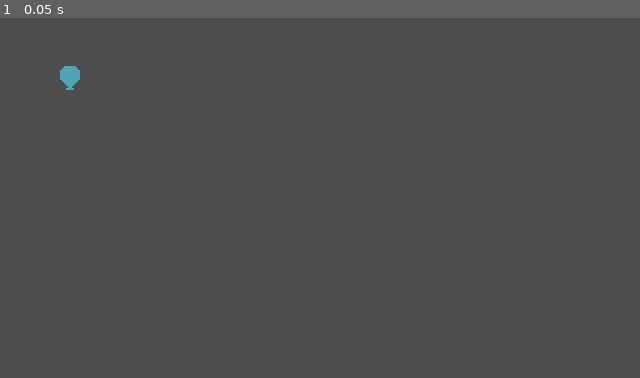
Above: before the commit, frame 1.
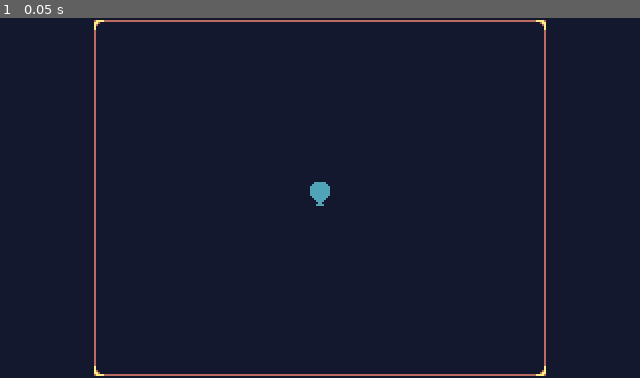
Above: after the commit, the same moment.

Repository: Superachi/Make-Your-First-Game-Mini-Course
Game: Godot game, scene res://world.tscn
Same seed, same stepped clock (60 frames per second), same inputs: the game is played once before the commit and once after it.
Inputs:
- Up to frame 1 (0.05 s): no input

The runs differ from the first frame. In frame 1, 100% of the frame differs, in the area x 0-100%, y 0-100%.

Commit message:
Add walls to the world scene and create a balloon prefab scene

Diff:
--- /dev/null
+++ b/balloon.tscn
@@ -0,0 +1,15 @@
+[gd_scene load_steps=3 format=3 uid="uid://b5vlrgdvhcf77"]
+
+[ext_resource type="Texture2D" uid="uid://cuyuglp4l7len" path="res://assets/balloon.png" id="1_7axca"]
+
+[sub_resource type="CapsuleShape2D" id="CapsuleShape2D_5mbwo"]
+radius = 5.0
+height = 12.0
+
+[node name="Balloon" type="CharacterBody2D"]
+
+[node name="Sprite2D" type="Sprite2D" parent="."]
+texture = ExtResource("1_7axca")
+
+[node name="CollisionShape2D" type="CollisionShape2D" parent="."]
+shape = SubResource("CapsuleShape2D_5mbwo")
--- a/world.tscn
+++ b/world.tscn
@@ -1,9 +1,40 @@
-[gd_scene load_steps=2 format=3 uid="uid://cp4qq2k167ph7"]
+[gd_scene load_steps=5 format=3 uid="uid://cp4qq2k167ph7"]
 
-[ext_resource type="Texture2D" uid="uid://cuyuglp4l7len" path="res://assets/balloon.png" id="1_w5id6"]
+[ext_resource type="Texture2D" uid="uid://bqjls4owhjn8r" path="res://assets/background.png" id="1_cn8v5"]
+[ext_resource type="PackedScene" uid="uid://b5vlrgdvhcf77" path="res://balloon.tscn" id="2_v7l7l"]
+
+[sub_resource type="RectangleShape2D" id="RectangleShape2D_nda1x"]
+size = Vector2(48, 194)
+
+[sub_resource type="RectangleShape2D" id="RectangleShape2D_ctqht"]
+size = Vector2(237, 32)
 
 [node name="World" type="Node2D"]
 
-[node name="Balloon" type="Sprite2D" parent="."]
-position = Vector2(35, 30)
-texture = ExtResource("1_w5id6")
+[node name="Background" type="Sprite2D" parent="."]
+texture = ExtResource("1_cn8v5")
+centered = false
+metadata/_edit_lock_ = true
+
+[node name="Walls" type="StaticBody2D" parent="."]
+metadata/_edit_group_ = true
+metadata/_edit_lock_ = true
+
+[node name="CollisionShape2D" type="CollisionShape2D" parent="Walls"]
+position = Vector2(24, 89)
+shape = SubResource("RectangleShape2D_nda1x")
+
+[node name="CollisionShape2D2" type="CollisionShape2D" parent="Walls"]
+position = Vector2(296, 90)
+shape = SubResource("RectangleShape2D_nda1x")
+
+[node name="CollisionShape2D3" type="CollisionShape2D" parent="Walls"]
+position = Vector2(159.5, -14)
+shape = SubResource("RectangleShape2D_ctqht")
+
+[node name="CollisionShape2D4" type="CollisionShape2D" parent="Walls"]
+position = Vector2(160, 194)
+shape = SubResource("RectangleShape2D_ctqht")
+
+[node name="Balloon" parent="." instance=ExtResource("2_v7l7l")]
+position = Vector2(160, 88)
